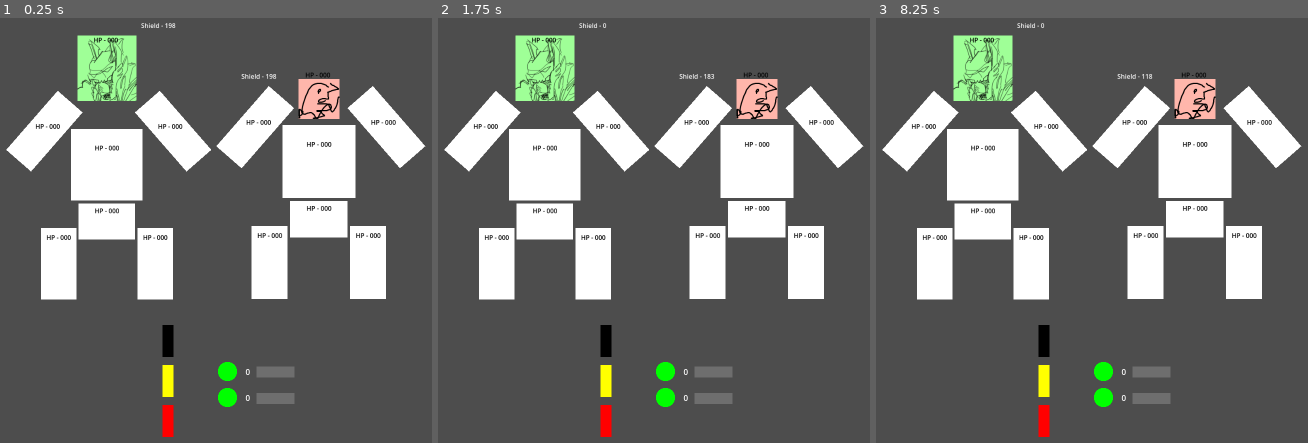
Above: before the commit, frames 1-3 (left to right).
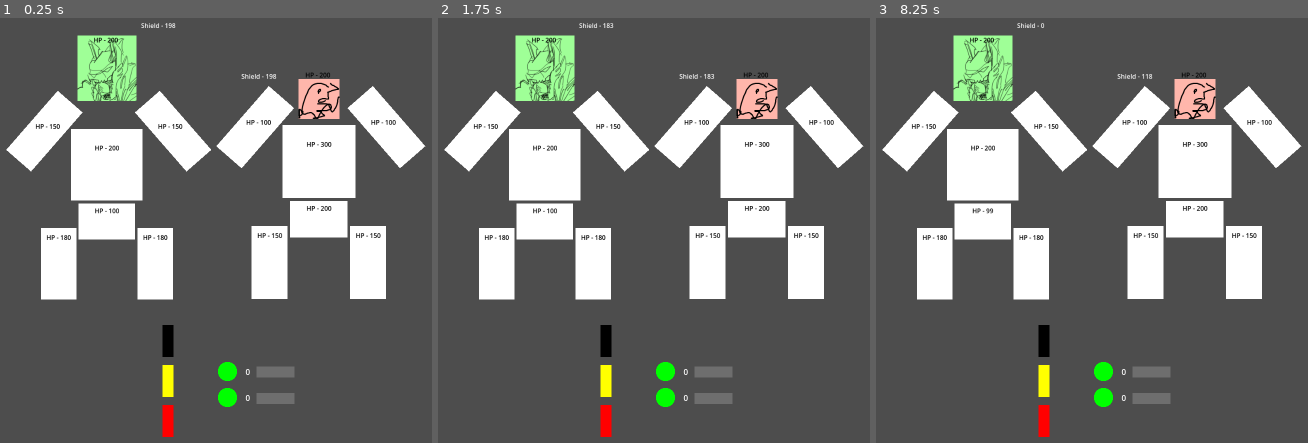
Above: after the commit, the same moments.

Repository: Wrygondryn/Megazord_BIGMODE2025
Game: Godot game, scene res://scenes/game.tscn
The game is run twice, just before and just after one commit, with the same random seed, the same clock (stepped at 60 frames per second) and the same inputs.
Inputs (mouse positions are in pixels of both pictures, inside the frame that each line leads up to):
- Up to frame 1 (0.25 s): no input
- Up to frame 2 (1.75 s): tap Enter at 0.5 s; move the mouse to (822, 222) at 0.52 s; click (822, 222) at 0.6 s; move the mouse to (489, 264) at 1.27 s; click (489, 264) at 1.35 s
- Up to frame 3 (8.25 s): tap Space at 2, 3.5, 7.25 s; move the mouse to (1165, 145) at 2.02 s; click (1165, 145) at 2.1 s; tap Enter at 2.75, 5.75 s; move the mouse to (1044, 332) at 2.77 s; click (1044, 332) at 2.85 s; move the mouse to (outside the picture) at 3.52 s; click (outside the picture) at 3.6 s; move the mouse to (outside the picture) at 4.27 s; click (outside the picture) at 4.35 s; move the mouse to (1126, 243) at 5.02 s; click (1126, 243) at 5.1 s; move the mouse to (966, 128) at 5.77 s; click (966, 128) at 5.85 s; move the mouse to (1260, 222) at 6.52 s; click (1260, 222) at 6.6 s; move the mouse to (927, 264) at 7.27 s; click (927, 264) at 7.35 s; move the mouse to (1165, 145) at 8.02 s; click (1165, 145) at 8.1 s

The runs differ from the first frame. In frame 1, 0.1% of the frame differs, in the area x 11-91%, y 4-53%; in frame 2, 0.2%; in frame 3, 0.2%.

Commit message:
Start on Body Parts
Made a basic start on body parts. Each just has their own HP, and attacks from both the mechazoid and kaiju target body parts at random.

Diff:
--- a/scenes/body_part.tscn
+++ b/scenes/body_part.tscn
@@ -1,4 +1,6 @@
-[gd_scene load_steps=3 format=3 uid="uid://dk7mb70mb5rp2"]
+[gd_scene load_steps=4 format=3 uid="uid://dk7mb70mb5rp2"]
+
+[ext_resource type="Script" path="res://scripts/body_part.gd" id="1_tnl5b"]
 
 [sub_resource type="Gradient" id="Gradient_mykmw"]
 offsets = PackedFloat32Array(0.506024)
@@ -8,6 +10,7 @@
 gradient = SubResource("Gradient_mykmw")
 
 [node name="BodyPart" type="Node2D"]
+script = ExtResource("1_tnl5b")
 
 [node name="Sprite2D" type="Sprite2D" parent="."]
 scale = Vector2(1, 256)
--- a/scenes/game.tscn
+++ b/scenes/game.tscn
@@ -8,10 +8,6 @@
 [ext_resource type="Script" path="res://scripts/battle.gd" id="6_bwiir"]
 [ext_resource type="PackedScene" uid="uid://b72fg5qff5dt2" path="res://scenes/mechazord.tscn" id="7_huf8d"]
 [ext_resource type="PackedScene" uid="uid://bimy4xj03log8" path="res://scenes/kaiju.tscn" id="8_r0r2j"]
-[ext_resource type="Script" path="res://scripts/kaiju.gd" id="9_gbvrl"]
-[ext_resource type="Script" path="res://scripts/module_data.gd" id="10_4sgxy"]
-[ext_resource type="Resource" uid="uid://coxypd4ourgh7" path="res://resources/test_kaiju_module.tres" id="11_1ysnf"]
-[ext_resource type="Resource" uid="uid://bujn1bqqbiw68" path="res://resources/test_kaiju_module2.tres" id="12_svg5n"]
 
 [node name="Game" type="Node2D"]
 
@@ -66,7 +62,5 @@
 [node name="Kaiju" parent="Battle" instance=ExtResource("8_r0r2j")]
 position = Vector2(217, -322)
 scale = Vector2(0.8, 0.8)
-script = ExtResource("9_gbvrl")
-modules = Array[ExtResource("10_4sgxy")]([ExtResource("11_1ysnf"), ExtResource("12_svg5n")])
 
 [node name="Camera2D" type="Camera2D" parent="."]
--- a/scenes/kaiju.tscn
+++ b/scenes/kaiju.tscn
@@ -1,10 +1,15 @@
-[gd_scene load_steps=3 format=3 uid="uid://bimy4xj03log8"]
+[gd_scene load_steps=6 format=3 uid="uid://bimy4xj03log8"]
 
+[ext_resource type="Script" path="res://scripts/kaiju.gd" id="1_h5lc8"]
 [ext_resource type="Texture2D" uid="uid://ccck2r0agp2o0" path="res://assets/dummy_kaiju.png" id="1_hft5c"]
+[ext_resource type="Script" path="res://scripts/module_data.gd" id="2_mlru2"]
 [ext_resource type="PackedScene" uid="uid://dk7mb70mb5rp2" path="res://scenes/body_part.tscn" id="2_nclt7"]
+[ext_resource type="Resource" uid="uid://coxypd4ourgh7" path="res://resources/test_kaiju_module.tres" id="3_3gsc7"]
 
 [node name="Kaiju" type="Node2D"]
 scale = Vector2(1.5, 1.5)
+script = ExtResource("1_h5lc8")
+modules = Array[ExtResource("2_mlru2")]([ExtResource("3_3gsc7")])
 
 [node name="ShieldDisplay_TEMP" type="Label" parent="."]
 offset_left = -193.334
@@ -18,6 +23,7 @@
 
 [node name="Head" parent="BodyParts" instance=ExtResource("2_nclt7")]
 position = Vector2(-2, 110.667)
+hp = 200.0
 
 [node name="Sprite2D" parent="BodyParts/Head" index="0"]
 modulate = Color(1, 0.713726, 0.670588, 1)
@@ -31,6 +37,7 @@
 
 [node name="LeftArm" parent="BodyParts" instance=ExtResource("2_nclt7")]
 position = Vector2(-146, 99)
+hp = 100.0
 
 [node name="Sprite2D" parent="BodyParts/LeftArm" index="0"]
 position = Vector2(-12.2308, 13.9089)
@@ -45,6 +52,7 @@
 
 [node name="RightArm" parent="BodyParts" instance=ExtResource("2_nclt7")]
 position = Vector2(182, 99)
+hp = 100.0
 
 [node name="Sprite2D" parent="BodyParts/RightArm" index="0"]
 position = Vector2(-12.2308, 13.9089)
@@ -59,6 +67,7 @@
 
 [node name="Torso" parent="BodyParts" instance=ExtResource("2_nclt7")]
 position = Vector2(1, 199)
+hp = 300.0
 
 [node name="Sprite2D" parent="BodyParts/Torso" index="0"]
 scale = Vector2(0.710938, 182)
@@ -69,6 +78,7 @@
 
 [node name="Pelvis" parent="BodyParts" instance=ExtResource("2_nclt7")]
 position = Vector2(1, 343)
+hp = 200.0
 
 [node name="Sprite2D" parent="BodyParts/Pelvis" index="0"]
 scale = Vector2(0.5625, 92.0001)
@@ -79,6 +89,7 @@
 
 [node name="LeftLeg" parent="BodyParts" instance=ExtResource("2_nclt7")]
 position = Vector2(-122, 451)
+hp = 150.0
 
 [node name="Sprite2D" parent="BodyParts/LeftLeg" index="0"]
 scale = Vector2(0.351562, 182)
@@ -89,6 +100,7 @@
 
 [node name="RightLeg" parent="BodyParts" instance=ExtResource("2_nclt7")]
 position = Vector2(124, 451)
+hp = 150.0
 
 [node name="Sprite2D" parent="BodyParts/RightLeg" index="0"]
 scale = Vector2(0.351562, 182)
--- a/scenes/mechazord.tscn
+++ b/scenes/mechazord.tscn
@@ -18,6 +18,7 @@
 
 [node name="Head" parent="BodyParts" instance=ExtResource("2_e7bsx")]
 position = Vector2(-2, 68)
+hp = 200.0
 
 [node name="Sprite2D" parent="BodyParts/Head" index="0"]
 modulate = Color(0.623529, 1, 0.592157, 1)
@@ -31,6 +32,7 @@
 
 [node name="LeftArm" parent="BodyParts" instance=ExtResource("2_e7bsx")]
 position = Vector2(-146, 147)
+hp = 150.0
 
 [node name="Sprite2D" parent="BodyParts/LeftArm" index="0"]
 position = Vector2(-12.2308, 13.9089)
@@ -45,6 +47,7 @@
 
 [node name="RightArm" parent="BodyParts" instance=ExtResource("2_e7bsx")]
 position = Vector2(182, 147)
+hp = 150.0
 
 [node name="Sprite2D" parent="BodyParts/RightArm" index="0"]
 position = Vector2(-12.2308, 13.9089)
@@ -59,6 +62,7 @@
 
 [node name="Torso" parent="BodyParts" instance=ExtResource("2_e7bsx")]
 position = Vector2(1, 247)
+hp = 200.0
 
 [node name="Sprite2D" parent="BodyParts/Torso" index="0"]
 scale = Vector2(0.710938, 182)
@@ -69,6 +73,7 @@
 
 [node name="Pelvis" parent="BodyParts" instance=ExtResource("2_e7bsx")]
 position = Vector2(1, 391)
+hp = 100.0
 
 [node name="Sprite2D" parent="BodyParts/Pelvis" index="0"]
 scale = Vector2(0.5625, 92.0001)
@@ -79,6 +84,7 @@
 
 [node name="LeftLeg" parent="BodyParts" instance=ExtResource("2_e7bsx")]
 position = Vector2(-122, 499)
+hp = 180.0
 
 [node name="Sprite2D" parent="BodyParts/LeftLeg" index="0"]
 scale = Vector2(0.351562, 182)
@@ -89,6 +95,7 @@
 
 [node name="RightLeg" parent="BodyParts" instance=ExtResource("2_e7bsx")]
 position = Vector2(124, 499)
+hp = 180.0
 
 [node name="Sprite2D" parent="BodyParts/RightLeg" index="0"]
 scale = Vector2(0.351562, 182)
--- a/scripts/battle.gd
+++ b/scripts/battle.gd
@@ -23,8 +23,8 @@
 
 # Called when the node enters the scene tree for the first time.
 func _ready() -> void:
-	pass # Replace with function body.
-
+	mechazord.victory.connect(_on_mechazord_victory)
+	kaiju.victory.connect(_on_kaiju_victory)
 
 # Called every frame. 'delta' is the elapsed time since the previous frame.
 func _process(delta: float) -> void:
@@ -35,25 +35,15 @@
 	for action in action_queue:
 		match action.target:
 			ModuleData.ActionTarget.MECHAZORD:
-				apply_damage(mechazord, action.damage)
+				kaiju.damage_target(mechazord, action.damage)
 			ModuleData.ActionTarget.KAIJU:
-				apply_damage(kaiju, action.damage)
+				mechazord.damage_target(kaiju, action.damage)
 	action_queue.clear()
 
-	if mechazord.hp <= 0.0:
-		mechazord.hp = 0.0
-		print("You Lose!")
-		game_over = true
+func _on_kaiju_victory():
+	print("You Lose!")
+	game_over = true
 
-	if kaiju.hp <= 0.0:
-		kaiju.hp = 0.0
-		print("You Win!")
-		game_over = true
-
-
-#TODO: Move into mechazord/kaiju script?
-func apply_damage(target: Node2D, damage: float) -> void:
-	var shield_damage = min(target.shield, damage)
-	var hp_damage = damage - shield_damage
-	target.shield = max(target.shield - shield_damage, 0.0)
-	target.hp = max(target.hp - hp_damage, 0.0)
+func _on_mechazord_victory():
+	print("You Win!")
+	game_over = true
--- /dev/null
+++ b/scripts/body_part.gd
@@ -0,0 +1,15 @@
+extends Node2D
+
+@export_range(10.0, 10000.0, 1.0, "or_greater", "hide_slider") var hp: float
+
+@onready var hp_display_temp: Label = $HPDisplay_TEMP
+
+
+# Called when the node enters the scene tree for the first time.
+func _ready() -> void:
+	pass # Replace with function body.
+
+
+# Called every frame. 'delta' is the elapsed time since the previous frame.
+func _process(delta: float) -> void:
+	hp_display_temp.text = "HP - %.0f" % hp
--- a/scripts/kaiju.gd
+++ b/scripts/kaiju.gd
@@ -3,12 +3,39 @@
 @export var modules: Array[ModuleData]
 
 @onready var battle: Node2D = %Battle
+@onready var body_parts: Node2D = $BodyParts
 @onready var shield_display_temp: Label = $ShieldDisplay_TEMP
 
 var hp: float = 500.0
 var shield: float = 200.0
 
 var charges: Array[float]
+
+
+signal victory
+
+func damage_target(target: Node2D, damage: float) -> void:
+	# print(name + " dealt " + str(damage) + " damage to " + str(target.name))
+
+	var shield_damage = min(target.shield, damage)
+	target.shield = max(target.shield - shield_damage, 0.0)
+
+	if target.shield < damage:
+		var valid_target_indices = []
+		for i in range(target.body_parts.get_child_count()):
+			if target.body_parts.get_child(i).hp > 0.0:
+				valid_target_indices.append(i)
+
+		if len(valid_target_indices) == 0:
+			victory.emit()
+			return
+
+		var body_part_index = valid_target_indices[randi_range(0, len(valid_target_indices) - 1)]
+
+		var hp_damage = damage - shield_damage
+		var body_part_hp = target.body_parts.get_child(body_part_index).hp
+		target.body_parts.get_child(body_part_index).hp = max(body_part_hp - hp_damage, 0.0)
+
 
 # Called when the node enters the scene tree for the first time.
 func _ready() -> void:
--- a/scripts/mechazord.gd
+++ b/scripts/mechazord.gd
@@ -1,9 +1,36 @@
 extends Node2D
 
+@onready var body_parts: Node2D = $BodyParts
 @onready var shield_display_temp: Label = $ShieldDisplay_TEMP
 
 var hp: float = 500.0
 var shield: float = 200.0
+
+
+signal victory
+
+func damage_target(target: Node2D, damage: float) -> void:
+	# print(name + " dealt " + str(damage) + " damage to " + str(target.name))
+
+	var shield_damage = min(target.shield, damage)
+	target.shield = max(target.shield - shield_damage, 0.0)
+
+	if target.shield < damage:
+		var valid_target_indices = []
+		for i in range(target.body_parts.get_child_count()):
+			if target.body_parts.get_child(i).hp > 0.0:
+				valid_target_indices.append(i)
+
+		if len(valid_target_indices) == 0:
+			victory.emit()
+			return
+
+		var body_part_index = valid_target_indices[randi_range(0, len(valid_target_indices) - 1)]
+
+		var hp_damage = damage - shield_damage
+		var body_part_hp = target.body_parts.get_child(body_part_index).hp
+		target.body_parts.get_child(body_part_index).hp = max(body_part_hp - hp_damage, 0.0)
+
 
 # Called when the node enters the scene tree for the first time.
 func _ready() -> void:
Not shown: 1 places in scenes/game.tscn that only renumber resources
